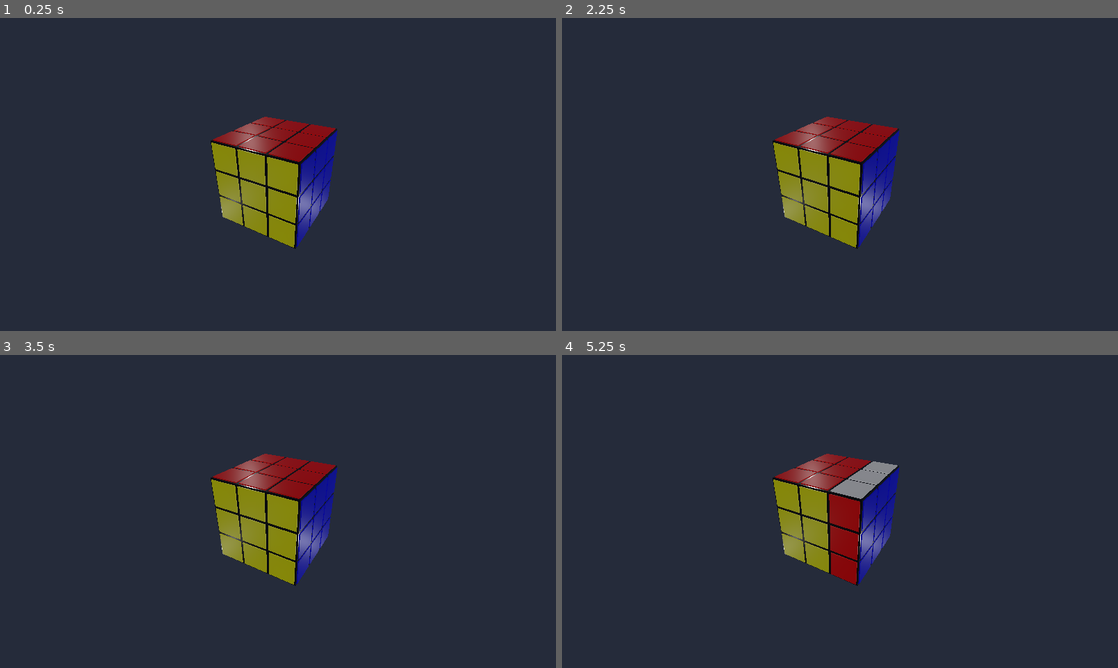
Above: before the commit, frames 1-4 (two rows, left to right).
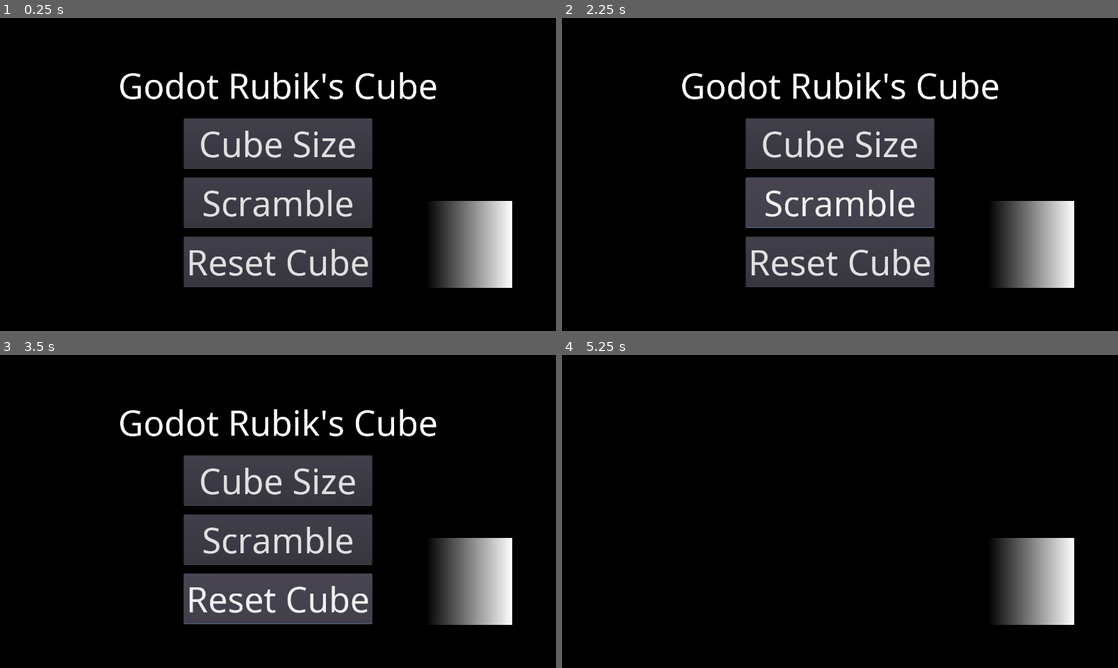
Above: after the commit, the same moments.

Repository: Cykyrios/RubiksCube
Game: Godot game, scene res://Main.tscn
The game is run twice, just before and just after one commit, with the same random seed, the same clock (stepped at 60 frames per second) and the same inputs.
Inputs (mouse positions are in pixels of both pictures, inside the frame that each line leads up to):
- Up to frame 1 (0.25 s): no input
- Up to frame 2 (2.25 s): click (840, 143) at 0.5 s, where only the run after the commit has a clickable "Cube Size"; click (840, 143) at 1.25 s, where only the run after the commit has a clickable "2"; click (840, 202) at 2 s, where only the run after the commit has a clickable "Scramble"
- Up to frame 3 (3.5 s): click (278, 599) at 2.75 s, where only the run after the commit has a clickable "Reset Cube"
- Up to frame 4 (5.25 s): click (1029, 580) at 3.52 s; tap Enter at 4.25 s; move the mouse to (962, 495) at 4.27 s; hold Right (ui_right) 4.28-5 s; click (962, 495) at 4.42 s; tap Space at 5 s; drag from (728, 527) to (812, 574) at 5.02 s

The runs differ from the first frame. In frame 1, 94% of the frame differs, in the area x 0-100%, y 0-100%; in frame 2, 95%; in frame 3, 97%; in frame 4, 99%.

Commit message:
Add basic GUI
Adds very basic GUI, changes project settings accordingly.

Diff:
--- /dev/null
+++ b/GUI.gd
@@ -0,0 +1,55 @@
+extends MarginContainer
+
+onready var main_menu = $MainMenu
+onready var size_menu = $SizeMenu
+
+var menu_open = true
+
+signal gui_scramble
+signal gui_reset
+signal gui_change_size
+
+
+func _ready():
+	pass # Replace with function body.
+
+
+#func _process(delta):
+#	pass
+
+
+func _on_ButtonMenu_pressed():
+	menu_open = !menu_open
+	main_menu.visible = menu_open
+	size_menu.visible = false
+
+
+func _on_ButtonScramble_pressed():
+	emit_signal("gui_scramble")
+
+
+func _on_ButtonReset_pressed():
+	emit_signal("gui_reset")
+
+
+func _on_ButtonSize_pressed():
+	main_menu.visible = false
+	size_menu.visible = true
+
+
+func _on_ButtonSize2_pressed():
+	emit_signal("gui_change_size", 2)
+	main_menu.visible = true
+	size_menu.visible = false
+
+
+func _on_ButtonSize3_pressed():
+	emit_signal("gui_change_size", 3)
+	main_menu.visible = true
+	size_menu.visible = false
+
+
+func _on_ButtonSize4_pressed():
+	emit_signal("gui_change_size", 4)
+	main_menu.visible = true
+	size_menu.visible = false
--- /dev/null
+++ b/GUI.tscn
@@ -0,0 +1,136 @@
+[gd_scene load_steps=5 format=2]
+
+[ext_resource path="res://GUI.gd" type="Script" id=1]
+[ext_resource path="res://new_dynamicfont.tres" type="DynamicFont" id=2]
+
+[sub_resource type="Gradient" id=1]
+
+[sub_resource type="GradientTexture" id=2]
+gradient = SubResource( 1 )
+width = 200
+
+[node name="GUI" type="MarginContainer"]
+anchor_right = 1.0
+anchor_bottom = 1.0
+custom_constants/margin_right = 100
+custom_constants/margin_top = 100
+custom_constants/margin_left = 100
+custom_constants/margin_bottom = 100
+script = ExtResource( 1 )
+
+[node name="MainMenu" type="VBoxContainer" parent="."]
+margin_left = 100.0
+margin_top = 100.0
+margin_right = 980.0
+margin_bottom = 1820.0
+size_flags_horizontal = 5
+size_flags_vertical = 5
+custom_constants/separation = 20
+alignment = 1
+
+[node name="Label" type="Label" parent="MainMenu"]
+margin_right = 880.0
+margin_bottom = 110.0
+custom_fonts/font = ExtResource( 2 )
+text = "Godot Rubik's Cube"
+align = 1
+valign = 1
+
+[node name="VBoxContainer" type="VBoxContainer" parent="MainMenu"]
+margin_left = 223.0
+margin_top = 731.0
+margin_right = 657.0
+margin_bottom = 1119.0
+size_flags_horizontal = 6
+size_flags_vertical = 6
+custom_constants/separation = 20
+alignment = 1
+
+[node name="ButtonSize" type="Button" parent="MainMenu/VBoxContainer"]
+margin_right = 434.0
+margin_bottom = 116.0
+custom_fonts/font = ExtResource( 2 )
+text = "Cube Size"
+
+[node name="ButtonScramble" type="Button" parent="MainMenu/VBoxContainer"]
+margin_top = 136.0
+margin_right = 434.0
+margin_bottom = 252.0
+custom_fonts/font = ExtResource( 2 )
+text = "Scramble"
+
+[node name="ButtonReset" type="Button" parent="MainMenu/VBoxContainer"]
+margin_top = 272.0
+margin_right = 434.0
+margin_bottom = 388.0
+custom_fonts/font = ExtResource( 2 )
+text = "Reset Cube"
+
+[node name="SizeMenu" type="VBoxContainer" parent="."]
+visible = false
+margin_left = 100.0
+margin_top = 100.0
+margin_right = 980.0
+margin_bottom = 1820.0
+size_flags_horizontal = 5
+size_flags_vertical = 5
+custom_constants/separation = 20
+alignment = 1
+
+[node name="Label" type="Label" parent="SizeMenu"]
+margin_right = 1080.0
+margin_bottom = 110.0
+custom_fonts/font = ExtResource( 2 )
+text = "Cube Size"
+align = 1
+valign = 1
+
+[node name="VBoxContainer" type="VBoxContainer" parent="SizeMenu"]
+margin_left = 390.0
+margin_top = 131.0
+margin_right = 690.0
+margin_bottom = 519.0
+rect_min_size = Vector2( 300, 0 )
+size_flags_horizontal = 6
+size_flags_vertical = 6
+custom_constants/separation = 20
+alignment = 1
+
+[node name="ButtonSize2" type="Button" parent="SizeMenu/VBoxContainer"]
+margin_right = 300.0
+margin_bottom = 116.0
+custom_fonts/font = ExtResource( 2 )
+text = "2"
+
+[node name="ButtonSize3" type="Button" parent="SizeMenu/VBoxContainer"]
+margin_top = 136.0
+margin_right = 300.0
+margin_bottom = 252.0
+custom_fonts/font = ExtResource( 2 )
+text = "3"
+
+[node name="ButtonSize4" type="Button" parent="SizeMenu/VBoxContainer"]
+margin_top = 272.0
+margin_right = 300.0
+margin_bottom = 388.0
+custom_fonts/font = ExtResource( 2 )
+text = "4"
+
+[node name="ButtonMenu" type="TextureButton" parent="."]
+margin_left = 780.0
+margin_top = 1620.0
+margin_right = 980.0
+margin_bottom = 1820.0
+rect_min_size = Vector2( 200, 200 )
+size_flags_horizontal = 8
+size_flags_vertical = 8
+texture_normal = SubResource( 2 )
+expand = true
+
+[connection signal="pressed" from="MainMenu/VBoxContainer/ButtonSize" to="." method="_on_ButtonSize_pressed"]
+[connection signal="pressed" from="MainMenu/VBoxContainer/ButtonScramble" to="." method="_on_ButtonScramble_pressed"]
+[connection signal="pressed" from="MainMenu/VBoxContainer/ButtonReset" to="." method="_on_ButtonReset_pressed"]
+[connection signal="pressed" from="SizeMenu/VBoxContainer/ButtonSize2" to="." method="_on_ButtonSize2_pressed"]
+[connection signal="pressed" from="SizeMenu/VBoxContainer/ButtonSize3" to="." method="_on_ButtonSize3_pressed"]
+[connection signal="pressed" from="SizeMenu/VBoxContainer/ButtonSize4" to="." method="_on_ButtonSize4_pressed"]
+[connection signal="pressed" from="ButtonMenu" to="." method="_on_ButtonMenu_pressed"]
--- a/Main.gd
+++ b/Main.gd
@@ -1,5 +1,6 @@
 extends Spatial
 
+onready var gui = $GUI
 onready var cube = $Cube
 onready var camera = $Camera
 
@@ -19,6 +20,10 @@
 
 
 func _ready():
+	gui.connect("gui_scramble", self, "_on_gui_scramble")
+	gui.connect("gui_reset", self, "_on_gui_reset")
+	gui.connect("gui_change_size", self, "_on_gui_change_size")
+
 	var cam_offset = camera.global_transform.origin
 	camera.transform = camera.transform.translated(-cam_offset).rotated(Vector3.RIGHT, -PI / 6
 			).rotated(Vector3.UP, PI / 6).translated(cam_offset)
@@ -158,3 +163,16 @@
 		else:
 			dot = face_basis.z.dot(cube_basis.z)
 			cube.move_from_raycast(selected_face, Vector3(0, 0, 1) * sign(dot), vec)
+
+
+func _on_gui_scramble():
+	cube.scramble_cube()
+
+
+func _on_gui_reset():
+	cube.reset_cube()
+
+
+func _on_gui_change_size(size : int):
+	cube.set_size(size)
+	print("yay")
--- a/Main.tscn
+++ b/Main.tscn
@@ -1,17 +1,20 @@
-[gd_scene load_steps=4 format=2]
+[gd_scene load_steps=5 format=2]
 
 [ext_resource path="res://Main.gd" type="Script" id=1]
-[ext_resource path="res://Cube.tscn" type="PackedScene" id=2]
-[ext_resource path="res://CameraEnvironment.tres" type="Environment" id=3]
+[ext_resource path="res://GUI.tscn" type="PackedScene" id=2]
+[ext_resource path="res://Cube.tscn" type="PackedScene" id=3]
+[ext_resource path="res://CameraEnvironment.tres" type="Environment" id=4]
 
 [node name="Spatial" type="Spatial"]
 script = ExtResource( 1 )
 
-[node name="Cube" parent="." instance=ExtResource( 2 )]
+[node name="GUI" parent="." instance=ExtResource( 2 )]
+
+[node name="Cube" parent="." instance=ExtResource( 3 )]
 
 [node name="Camera" type="Camera" parent="."]
 transform = Transform( 1, 0, 0, 0, 1, 0, 0, 0, 1, 0, 0, 8 )
-environment = ExtResource( 3 )
+environment = ExtResource( 4 )
 current = true
 
 [node name="Lights" type="Spatial" parent="."]
--- /dev/null
+++ b/new_dynamicfont.tres
@@ -0,0 +1,9 @@
+[gd_resource type="DynamicFont" load_steps=2 format=2]
+
+[sub_resource type="DynamicFontData" id=1]
+font_path = "res://NotoSans-Regular.ttf"
+
+[resource]
+size = 80
+use_filter = true
+font_data = SubResource( 1 )
--- a/project.godot
+++ b/project.godot
@@ -38,12 +38,19 @@
 
 [display]
 
-window/size/width=1280
-window/size/height=720
+window/size/width=1080
+window/size/height=1920
+window/size/test_width=1280
+window/size/test_height=720
 window/dpi/allow_hidpi=true
-window/handheld/orientation="sensor_portrait"
+window/handheld/orientation="sensor"
 
 [rendering]
 
+quality/driver/driver_name="GLES2"
+threads/thread_model=2
+quality/filters/anisotropic_filter_level=8
+vram_compression/import_etc=true
 environment/default_clear_color=Color( 0.14902, 0.172549, 0.231373, 1 )
+quality/filters/msaa=2
 environment/default_environment="res://default_env.tres"
Binary file added: NotoSans-Regular.ttf
